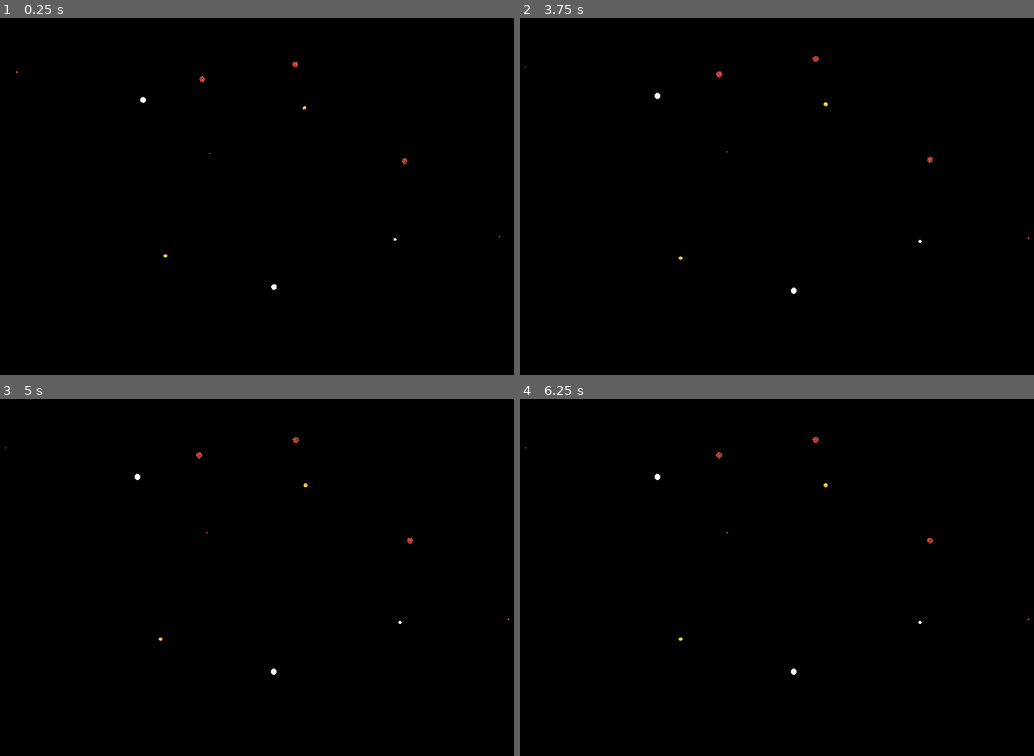
Above: before the commit, frames 1-4 (two rows, left to right).
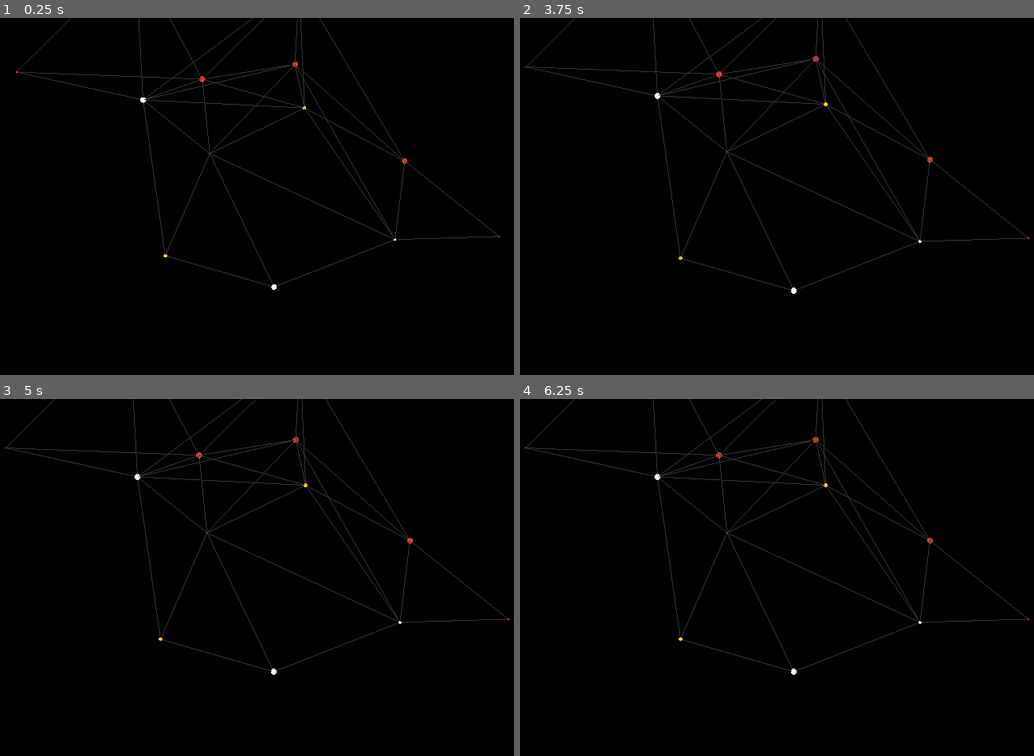
Above: after the commit, the same moments.

Repository: NoahMSchool/SpaceStrategyGame
Game: Godot game, scene res://Galaxy/galaxy.tscn
Same seed, same stepped clock (60 frames per second), same inputs: the game is played once before the commit and once after it.
Inputs (mouse positions are in pixels of both pictures, inside the frame that each line leads up to):
- Up to frame 1 (0.25 s): no input
- Up to frame 2 (3.75 s): tap Enter at 0.5, 2, 3.5 s; move the mouse to (936, 178) at 0.52 s; tap S (s) at 0.6, 1.55, 2.3, 3.05 s; tap Space at 1.25, 2.75 s; move the mouse to (669, 214) at 1.27 s; click (669, 214) at 1.35 s; move the mouse to (864, 117) at 2.02 s; tap Middle mouse button (MouseWheelClick) at 2.1 s; move the mouse to (766, 267) at 2.77 s; right-click (766, 267) at 2.85 s; move the mouse to (987, 250) at 3.52 s; tap Mouse wheel down (ScrollDown) at 3.6 s
- Up to frame 3 (5 s): tap S (s) at 3.8, 4.55 s; tap Space at 4.25 s; move the mouse to (87, 523) at 4.27 s; tap Mouse wheel up (ScrollUp) at 4.35 s
- Up to frame 4 (6.25 s): move the mouse to (828, 577) at 5.02 s; tap S (s) at 5.1, 5.85 s; move the mouse to (705, 488) at 5.77 s

The runs differ from the first frame. In frame 1, 1.5% of the frame differs, in the area x 3-98%, y 0-76%; in frame 2, 1.5%, in the area x 1-99%, y 0-77%; in frame 3, 1.5%; in frame 4, 1.5%.
Error before the commit: Parse Error: Unexpected "Indent" in class body. (res://3DDraw/3dDraw.gd:39)

Commit message:
Added continer node for systems in galaxy

Diff:
--- a/3DDraw/3dDraw.gd
+++ b/3DDraw/3dDraw.gd
@@ -14,7 +14,7 @@
 	get_node(CONTAINER_PATH).add_child(new_bread_crumb)
 
 
-func draw_line(pos1: Vector3, pos2: Vector3, color = Color.WHITE_SMOKE):
+func draw_line(pos1: Vector3, pos2: Vector3, color = Color("#333333", 0.2)):
 	var mesh_instance := MeshInstance3D.new()
 	var immediate_mesh := ImmediateMesh.new()
 	var material := ORMMaterial3D.new()
@@ -28,12 +28,9 @@
 
 	material.shading_mode = BaseMaterial3D.SHADING_MODE_UNSHADED
 	material.albedo_color = color
-
-	#get_tree().get_root().
-	add_child(mesh_instance)
+	get_node(CONTAINER_PATH).add_child(mesh_instance)
 """
 func draw_elipse(center : Vector3, major_axis : float, minor_axis: float, rotation : float, resolution : float)
 	for i in resolution:
 		var.position = rotation*Vector3(major_axis*cos(current_orbit), 0, p.planet_data.minor_orbit_radius*sin(current_orbit))
 """
-	get_node(CONTAINER_PATH).add_child(mesh_instance)
--- a/Galaxy/galaxy.tscn
+++ b/Galaxy/galaxy.tscn
@@ -22,4 +22,3 @@
 [node name="SystemContainer" type="Node3D" parent="." unique_id=344423846]
 
 [node name="3DDraw" type="Node3D" parent="." unique_id=2115399290]
-transform = Transform3D(1, 0, 0, 0, 1, 0, 0, 0, 1, 0, 0, 2.0680113)
--- a/Galaxy/galaxy_generator.gd
+++ b/Galaxy/galaxy_generator.gd
@@ -63,7 +63,7 @@
 	print(system_positions.size())
 	for sp in system_positions:
 		var new_system = SYSTEM.instantiate()
-		add_child(new_system)
+		$SystemContainer.add_child(new_system)
 		new_system.position = sp
 		new_system.rotation = Vector3.ZERO
 		systems.append(new_system)
--- a/SolarSystem/solar_system.gd
+++ b/SolarSystem/solar_system.gd
@@ -118,8 +118,6 @@
 add brightness
 not using planet range currently
 
-
-
 print("before")
 		var new_planet_trail_mesh = TubeTrailMesh.new()
 		var new_planet_trail_mesh_curve = Curve3D.new()
@@ -143,5 +141,5 @@
 	if not system_active:
 		return
 	for p in planets:
-		Draw3D.draw_point_mesh(p.position, p.planet_data.orbit_period)
+		Draw3D.draw_point_mesh(p.global_position, p.planet_data.orbit_period)
 	$TrailTimer.start()
--- /dev/null
+++ b/bread_crumb.tscn
@@ -0,0 +1,19 @@
+[gd_scene format=3 uid="uid://dc1clcdt0t67y"]
+
+[ext_resource type="Material" uid="uid://d3pds1v1gidsl" path="res://Retired/bluewhitestar.tres" id="1_nmeou"]
+[ext_resource type="Script" path="res://bread_crumb.gd" id="1_qqc24"]
+
+[sub_resource type="SphereMesh" id="SphereMesh_4xkfn"]
+radius = 0.005
+height = 0.01
+radial_segments = 6
+rings = 2
+
+[node name="BreadCrumb" type="MeshInstance3D" unique_id=1582786717]
+mesh = SubResource("SphereMesh_4xkfn")
+surface_material_override/0 = ExtResource("1_nmeou")
+script = ExtResource("1_qqc24")
+
+[node name="Timer" type="Timer" parent="." unique_id=1915279222]
+
+[connection signal="timeout" from="Timer" to="." method="_on_timer_timeout"]
Not shown: 1 places in Galaxy/galaxy.tscn that only renumber resources
